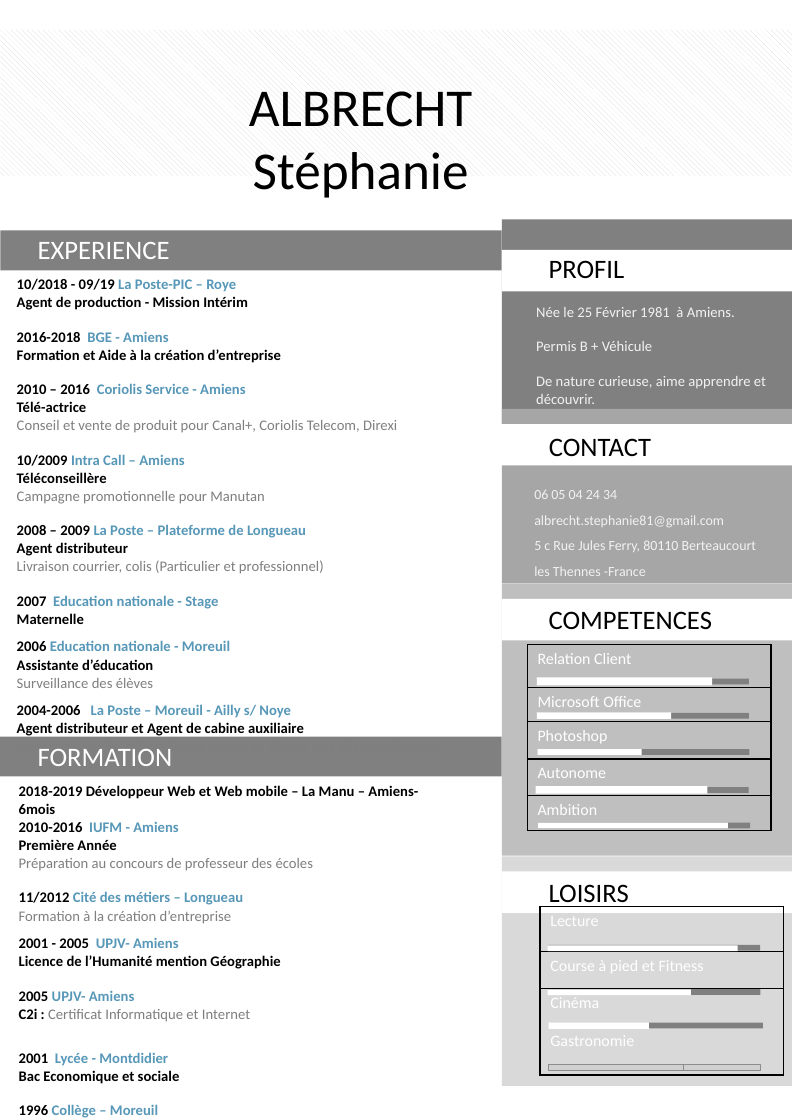
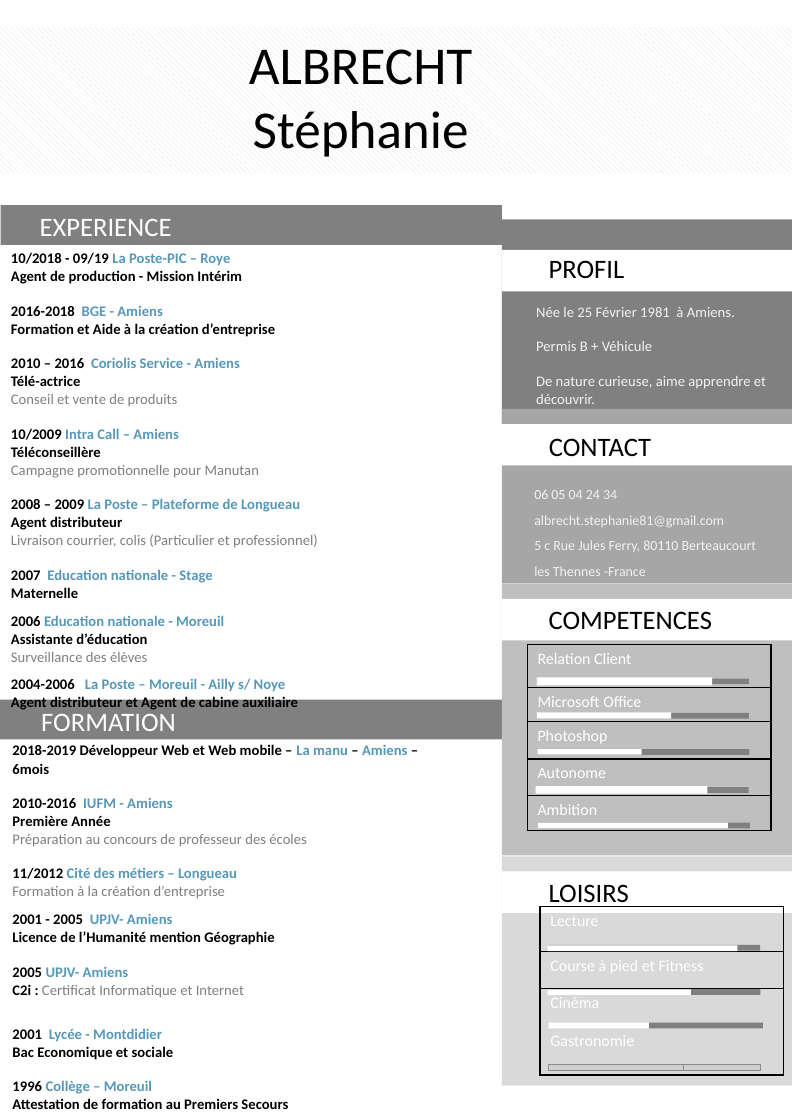
Before and after one commit to albrecht-stephanie/cv-numerique, a slide deck: slide 1 of CV2.pptx. Drawn at 792x1120 pixels with LibreOffice and Linux fonts; fonts in the diff are those of the drawing; grey boxes stand for pictures. Boxes give left, top, right and bottom in pixels: in the first picture for what was removed or moved away, otherwise in the second. Text is boxed around its words. In the diff, an @@ line names an element or a change of style, - is before the commit and + after.

```diff
--- a/CV2.pptx
+++ b/CV2.pptx
@@ text "ALBRECHT Stéphanie": place and size @@
-text "ALBRECHT Stéphanie" at bbox=[249, 91, 472, 198]
+text "ALBRECHT Stéphanie" at bbox=[249, 49, 472, 157]
@@ rectangle: place and size @@
-rectangle at bbox=[0, 231, 502, 271]
+rectangle at bbox=[1, 205, 503, 245]
@@ text "EXPERIENCE": place and size @@
-text "EXPERIENCE" at bbox=[38, 242, 170, 259]
+text "EXPERIENCE" at bbox=[40, 219, 172, 236]
@@ table at bbox=[5, 245, 456, 787] @@
-row 1, column 1: 10/2018 - 09/19 La Poste-PIC – Roye / Agent de production - Mission Intérim / 2016-2018 BGE - Amiens / Formation et Aide à la création d’entreprise / 2010 – 2016 Coriolis Service - Amiens / Télé-actrice / Conseil et vente de produit pour Canal+, Coriolis Telecom, Direxi / 10/2009 Intra Call – Amiens / Téléconseillère / Campagne promotionnelle pour Manutan / 2008 – 2009 La Poste – Plateforme de Longueau / Agent distributeur / Livraison courrier, colis (Particulier et professionnel) / 2007 Education nationale - Stage / Maternelle
+row 1, column 1: 10/2018 - 09/19 La Poste-PIC – Roye / Agent de production - Mission Intérim / 2016-2018 BGE - Amiens / Formation et Aide à la création d’entreprise / 2010 – 2016 Coriolis Service - Amiens / Télé-actrice / Conseil et vente de produits / 10/2009 Intra Call – Amiens / Téléconseillère / Campagne promotionnelle pour Manutan / 2008 – 2009 La Poste – Plateforme de Longueau / Agent distributeur / Livraison courrier, colis (Particulier et professionnel) / 2007 Education nationale - Stage / Maternelle
-row 3, column 1: 2004-2006 La Poste – Moreuil - Ailly s/ Noye / Agent distributeur et Agent de cabine auxiliaire / Livraison courrier, colis et Saisie arrivée et départ des plis et colis suivis
+row 3, column 1: 2004-2006 La Poste – Moreuil - Ailly s/ Noye / Agent distributeur et Agent de cabine auxiliaire
@@ table: place and size @@
-table at bbox=[11, 271, 462, 807]
+table at bbox=[5, 245, 456, 787]
@@ rectangle: place and size @@
-rectangle at bbox=[0, 736, 502, 777]
+rectangle at bbox=[0, 699, 502, 739]
@@ text "FORMATION" rewrapped from bbox=[38, 749, 173, 766] to bbox=[41, 709, 176, 731] @@
@@ table at bbox=[7, 736, 456, 1120] @@
-row 1, column 1: 2018-2019 Développeur Web et Web mobile – La Manu – Amiens- 6mois / 2010-2016 IUFM - Amiens / Première Année / Préparation au concours de professeur des écoles / 11/2012 Cité des métiers – Longueau / Formation à la création d’entreprise
+row 1, column 1: 2018-2019 Développeur Web et Web mobile – La manu – Amiens – 6mois / 2010-2016 IUFM - Amiens / Première Année / Préparation au concours de professeur des écoles / 11/2012 Cité des métiers – Longueau / Formation à la création d’entreprise
@@ table: place and size @@
-table at bbox=[12, 777, 464, 1120]
+table at bbox=[7, 736, 456, 1120]
```
Also in this commit, not shown: 2 other files.
